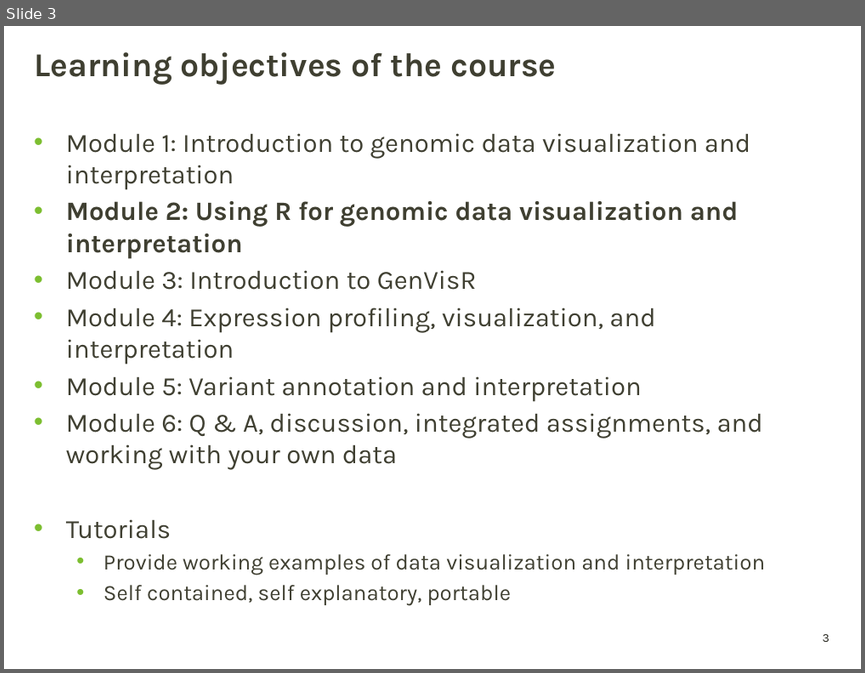
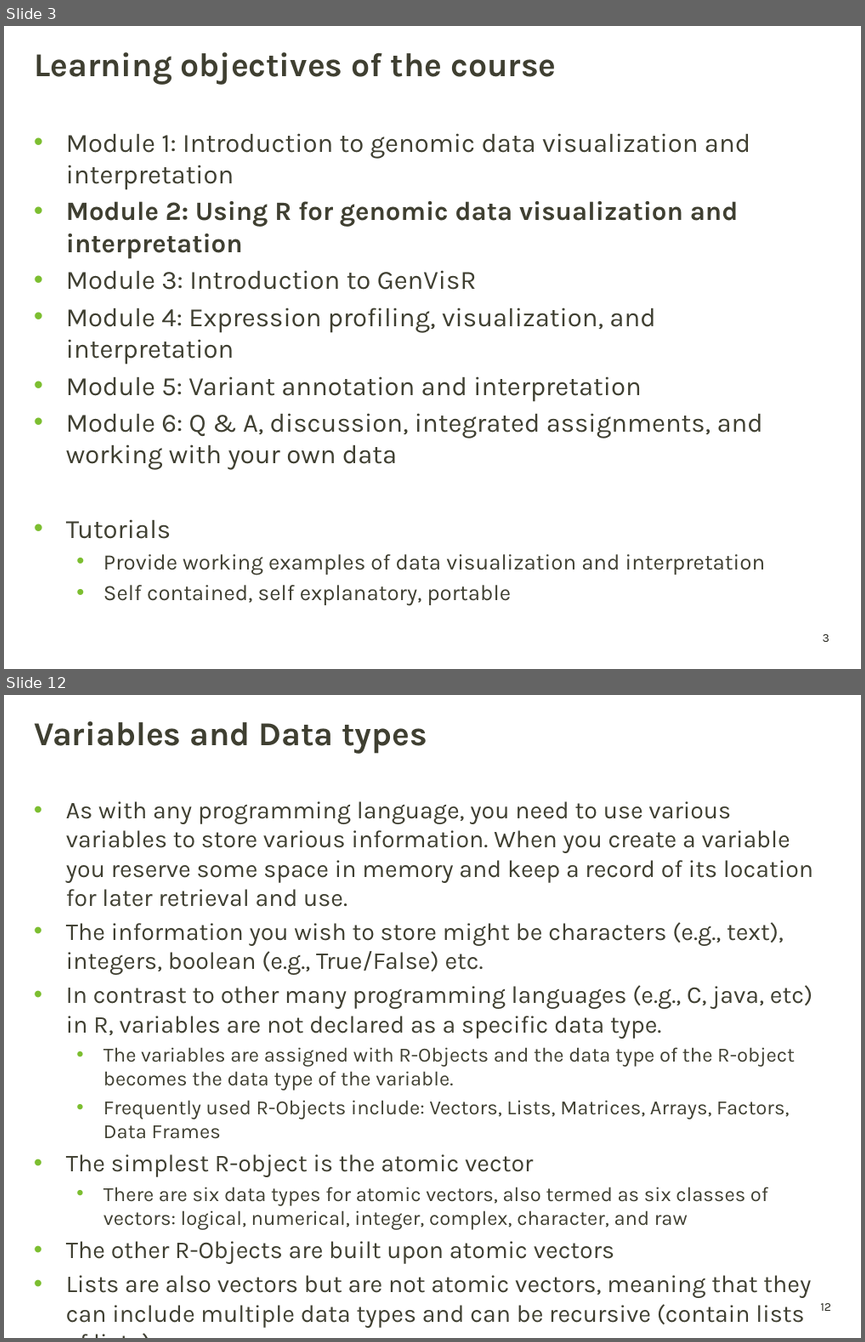
Before and after one commit to griffithlab/genviz.org, a slide deck: lectures/GenViz_Module2_Lecture.pptx. Shown one above the other, each under a label of ours: slide 3 before the commit, slides 3 and 12 after it; the slides between them are not shown. The pictures are 865x673 and 865x1342 pixels, drawn with LibreOffice and Linux fonts; fonts in the diff are those of the drawing; background and template pictures are left out. Boxes give left, top, right and bottom in pixels: in the first picture for what was removed or moved away, otherwise in the second. Text is boxed around its words. In the diff, an @@ line names an element or a change of style, - is before the commit and + after.

Commit message:
multiple improvements to intro to R module and lecture

```diff
--- a/lectures/GenViz_Module2_Lecture.pptx
+++ b/lectures/GenViz_Module2_Lecture.pptx
@@ slide 12 added at (4,695,861,1338), background picture (left out); not listed: 1 template element that a slide beside it also shows @@
@@ title added at (34,721,427,754), 28 pt, text #3F3F32, bold @@
+Variables and Data types
@@ text added at (66,801,813,1327), 20.4 pt, text #3F3F32 @@
+• As with any programming language, you need to use various variables to store various information. When you create a variable you reserve some space in memory and keep a record of its location for later retrieval and use.
+• The information you wish to store might be characters (e.g., text), integers, boolean (e.g., True/False) etc.
+• In contrast to other many programming languages (e.g., C, java, etc) in R, variables are not declared as a specific data type.
+  • The variables are assigned with R-Objects and the data type of the R-object becomes the data type of the variable.
+  • Frequently used R-Objects include: Vectors, Lists, Matrices, Arrays, Factors, Data Frames
+• The simplest R-object is the atomic vector
+  • There are six data types for atomic vectors, also termed as six classes of vectors: logical, numerical, integer, complex, character, and raw
+• The other R-Objects are built upon atomic vectors
+• Lists are also vectors but are not atomic vectors, meaning that they can include multiple data types and can be recursive (contain lists of lists)
```
Also in this commit, not shown: 1 slide changed, 23 other slides added, 2 other files.
